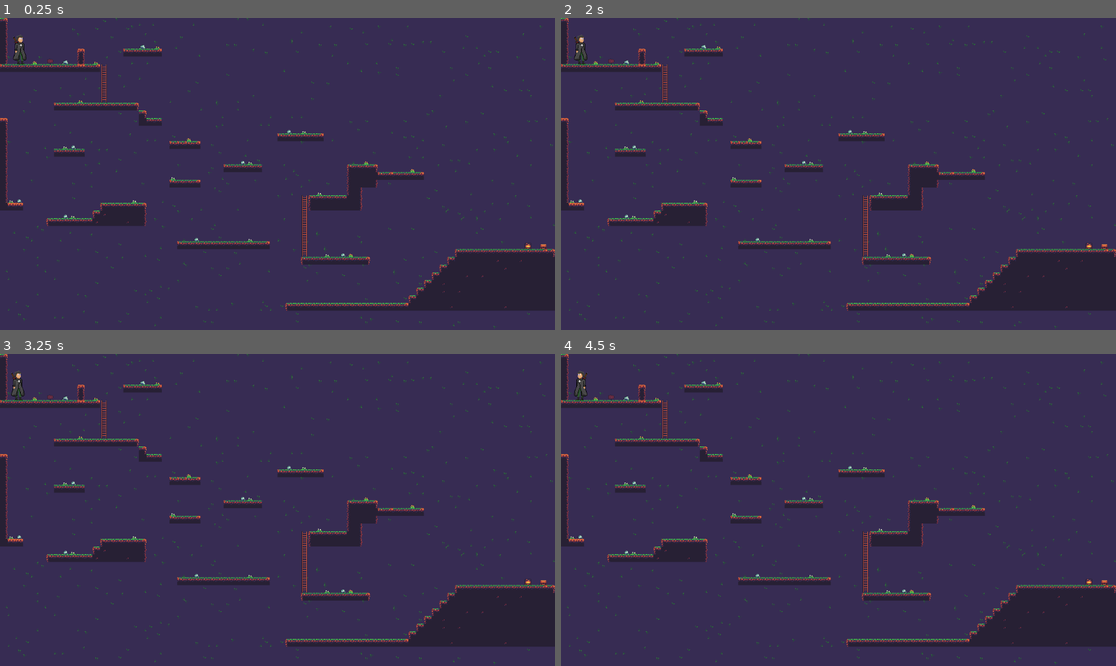
Above: before the commit, frames 1-4 (two rows, left to right).
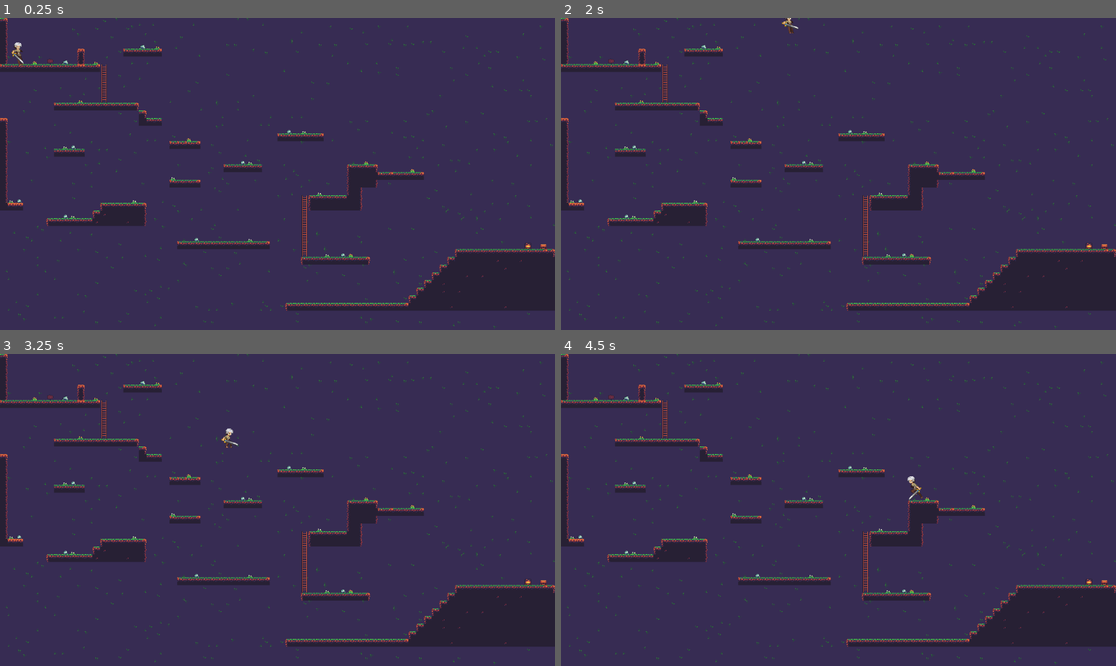
Above: after the commit, the same moments.

Repository: Neydorfin/Abyss
Game: Godot game, scene res://Player/level_1.tscn
The game is run twice, just before and just after one commit, with the same random seed, the same clock (stepped at 60 frames per second) and the same inputs.
Inputs:
- Up to frame 1 (0.25 s): no input
- Up to frame 2 (2 s): tap Enter (ui_accept) at 0.5, 0.77, 1.25, 1.52 s; hold Right (ui_right) from 0.53 s (still down)
- Up to frame 3 (3.25 s): release Right (ui_right) at 2.03 s; hold Left (ui_left) 2.03-2.78 s; hold Right (ui_right) from 2.78 s (still down); tap Enter (ui_accept) at 3.02 s
- Up to frame 4 (4.5 s): tap Enter (ui_accept) at 3.77, 4.25 s; release Right (ui_right) at 4.28 s; hold Left (ui_left) from 4.28 s (still down)

The runs differ from the first frame. In frame 1, 0.2% of the frame differs, in the area x 2-5%, y 5-16%; in frame 2, 0.2%; in frame 3, 0.2%; in frame 4, 0.2%, in the area x 2-66%, y 5-47%.

Commit message:
animation

Diff:
--- a/Player/player.tscn
+++ b/Player/player.tscn
@@ -1,33 +1,243 @@
-[gd_scene load_steps=5 format=3 uid="uid://wf8sclb1kc3w"]
-
-[ext_resource type="Texture2D" uid="uid://cf5emjjogxn8o" path="res://Sprites/player.png" id="1_gkfhq"]
+[gd_scene load_steps=38 format=3 uid="uid://wf8sclb1kc3w"]
+
 [ext_resource type="Script" path="res://Player/player.gd" id="1_muj1f"]
-
-[sub_resource type="CapsuleShape2D" id="CapsuleShape2D_a3i8p"]
-radius = 2.95851
-height = 164.252
+[ext_resource type="Texture2D" uid="uid://y1rqh3lb3toe" path="res://Sprites/Jump-End-Sheet.png" id="2_66xwf"]
+[ext_resource type="Texture2D" uid="uid://i522u0ksxd4x" path="res://Sprites/Idle-Sheet.png" id="2_x22vt"]
+[ext_resource type="Texture2D" uid="uid://3cwjgug622yq" path="res://Sprites/Jump-All-Sheet.png" id="3_rw5mo"]
+[ext_resource type="Texture2D" uid="uid://im8cfgealdq" path="res://Sprites/Run-Sheet.png" id="4_0dgp7"]
+
+[sub_resource type="CapsuleShape2D" id="CapsuleShape2D_4trap"]
+radius = 11.0
+height = 50.0
+
+[sub_resource type="AtlasTexture" id="AtlasTexture_8sxsi"]
+atlas = ExtResource("2_66xwf")
+region = Rect2(0, 0, 64, 64)
+
+[sub_resource type="AtlasTexture" id="AtlasTexture_34uk0"]
+atlas = ExtResource("2_66xwf")
+region = Rect2(64, 0, 64, 64)
+
+[sub_resource type="AtlasTexture" id="AtlasTexture_dp8i3"]
+atlas = ExtResource("2_66xwf")
+region = Rect2(128, 0, 64, 64)
+
+[sub_resource type="AtlasTexture" id="AtlasTexture_3pm5j"]
+atlas = ExtResource("2_x22vt")
+region = Rect2(0, 0, 64, 80)
+
+[sub_resource type="AtlasTexture" id="AtlasTexture_0dbnd"]
+atlas = ExtResource("2_x22vt")
+region = Rect2(64, 0, 64, 80)
+
+[sub_resource type="AtlasTexture" id="AtlasTexture_3khcg"]
+atlas = ExtResource("2_x22vt")
+region = Rect2(128, 0, 64, 80)
+
+[sub_resource type="AtlasTexture" id="AtlasTexture_kxekr"]
+atlas = ExtResource("2_x22vt")
+region = Rect2(192, 0, 64, 80)
+
+[sub_resource type="AtlasTexture" id="AtlasTexture_y8wum"]
+atlas = ExtResource("3_rw5mo")
+region = Rect2(0, 0, 64, 64)
+
+[sub_resource type="AtlasTexture" id="AtlasTexture_tcwm2"]
+atlas = ExtResource("3_rw5mo")
+region = Rect2(64, 0, 64, 64)
+
+[sub_resource type="AtlasTexture" id="AtlasTexture_isuyr"]
+atlas = ExtResource("3_rw5mo")
+region = Rect2(128, 0, 64, 64)
+
+[sub_resource type="AtlasTexture" id="AtlasTexture_cauf2"]
+atlas = ExtResource("3_rw5mo")
+region = Rect2(192, 0, 64, 64)
+
+[sub_resource type="AtlasTexture" id="AtlasTexture_ooysy"]
+atlas = ExtResource("3_rw5mo")
+region = Rect2(256, 0, 64, 64)
+
+[sub_resource type="AtlasTexture" id="AtlasTexture_f5f57"]
+atlas = ExtResource("3_rw5mo")
+region = Rect2(320, 0, 64, 64)
+
+[sub_resource type="AtlasTexture" id="AtlasTexture_mkdlp"]
+atlas = ExtResource("3_rw5mo")
+region = Rect2(384, 0, 64, 64)
+
+[sub_resource type="AtlasTexture" id="AtlasTexture_f1h2y"]
+atlas = ExtResource("3_rw5mo")
+region = Rect2(448, 0, 64, 64)
+
+[sub_resource type="AtlasTexture" id="AtlasTexture_658yi"]
+atlas = ExtResource("3_rw5mo")
+region = Rect2(512, 0, 64, 64)
+
+[sub_resource type="AtlasTexture" id="AtlasTexture_j1b4f"]
+atlas = ExtResource("3_rw5mo")
+region = Rect2(576, 0, 64, 64)
+
+[sub_resource type="AtlasTexture" id="AtlasTexture_qfhpk"]
+atlas = ExtResource("3_rw5mo")
+region = Rect2(640, 0, 64, 64)
+
+[sub_resource type="AtlasTexture" id="AtlasTexture_11x45"]
+atlas = ExtResource("3_rw5mo")
+region = Rect2(704, 0, 64, 64)
+
+[sub_resource type="AtlasTexture" id="AtlasTexture_ww6u1"]
+atlas = ExtResource("3_rw5mo")
+region = Rect2(768, 0, 64, 64)
+
+[sub_resource type="AtlasTexture" id="AtlasTexture_ut14d"]
+atlas = ExtResource("3_rw5mo")
+region = Rect2(832, 0, 64, 64)
+
+[sub_resource type="AtlasTexture" id="AtlasTexture_0rmgo"]
+atlas = ExtResource("3_rw5mo")
+region = Rect2(896, 0, 64, 64)
+
+[sub_resource type="AtlasTexture" id="AtlasTexture_5sn8e"]
+atlas = ExtResource("4_0dgp7")
+region = Rect2(0, 0, 80, 80)
+
+[sub_resource type="AtlasTexture" id="AtlasTexture_uj0b2"]
+atlas = ExtResource("4_0dgp7")
+region = Rect2(80, 0, 80, 80)
+
+[sub_resource type="AtlasTexture" id="AtlasTexture_4akc3"]
+atlas = ExtResource("4_0dgp7")
+region = Rect2(160, 0, 80, 80)
+
+[sub_resource type="AtlasTexture" id="AtlasTexture_0g7xg"]
+atlas = ExtResource("4_0dgp7")
+region = Rect2(240, 0, 80, 80)
+
+[sub_resource type="AtlasTexture" id="AtlasTexture_5p8cb"]
+atlas = ExtResource("4_0dgp7")
+region = Rect2(320, 0, 80, 80)
+
+[sub_resource type="AtlasTexture" id="AtlasTexture_cp375"]
+atlas = ExtResource("4_0dgp7")
+region = Rect2(400, 0, 80, 80)
+
+[sub_resource type="AtlasTexture" id="AtlasTexture_a8485"]
+atlas = ExtResource("4_0dgp7")
+region = Rect2(480, 0, 80, 80)
+
+[sub_resource type="AtlasTexture" id="AtlasTexture_h3rsr"]
+atlas = ExtResource("4_0dgp7")
+region = Rect2(560, 0, 80, 80)
 
 [sub_resource type="SpriteFrames" id="SpriteFrames_hpds6"]
 animations = [{
-"frames": [],
+"frames": [{
+"duration": 1.0,
+"texture": SubResource("AtlasTexture_8sxsi")
+}, {
+"duration": 1.0,
+"texture": SubResource("AtlasTexture_34uk0")
+}, {
+"duration": 1.0,
+"texture": SubResource("AtlasTexture_dp8i3")
+}],
 "loop": true,
 "name": &"Fall",
 "speed": 5.0
 }, {
 "frames": [{
 "duration": 1.0,
-"texture": ExtResource("1_gkfhq")
+"texture": SubResource("AtlasTexture_3pm5j")
+}, {
+"duration": 1.0,
+"texture": SubResource("AtlasTexture_0dbnd")
+}, {
+"duration": 1.0,
+"texture": SubResource("AtlasTexture_3khcg")
+}, {
+"duration": 1.0,
+"texture": SubResource("AtlasTexture_kxekr")
 }],
 "loop": true,
 "name": &"Idle",
 "speed": 5.0
 }, {
-"frames": [],
+"frames": [{
+"duration": 1.0,
+"texture": SubResource("AtlasTexture_y8wum")
+}, {
+"duration": 1.0,
+"texture": SubResource("AtlasTexture_tcwm2")
+}, {
+"duration": 1.0,
+"texture": SubResource("AtlasTexture_isuyr")
+}, {
+"duration": 1.0,
+"texture": SubResource("AtlasTexture_cauf2")
+}, {
+"duration": 1.0,
+"texture": SubResource("AtlasTexture_ooysy")
+}, {
+"duration": 1.0,
+"texture": SubResource("AtlasTexture_f5f57")
+}, {
+"duration": 1.0,
+"texture": SubResource("AtlasTexture_mkdlp")
+}, {
+"duration": 1.0,
+"texture": SubResource("AtlasTexture_f1h2y")
+}, {
+"duration": 1.0,
+"texture": SubResource("AtlasTexture_658yi")
+}, {
+"duration": 1.0,
+"texture": SubResource("AtlasTexture_j1b4f")
+}, {
+"duration": 1.0,
+"texture": SubResource("AtlasTexture_qfhpk")
+}, {
+"duration": 1.0,
+"texture": SubResource("AtlasTexture_11x45")
+}, {
+"duration": 1.0,
+"texture": SubResource("AtlasTexture_ww6u1")
+}, {
+"duration": 1.0,
+"texture": SubResource("AtlasTexture_ut14d")
+}, {
+"duration": 1.0,
+"texture": SubResource("AtlasTexture_0rmgo")
+}],
 "loop": true,
 "name": &"Jump",
 "speed": 5.0
 }, {
-"frames": [],
+"frames": [{
+"duration": 1.0,
+"texture": SubResource("AtlasTexture_5sn8e")
+}, {
+"duration": 1.0,
+"texture": SubResource("AtlasTexture_uj0b2")
+}, {
+"duration": 1.0,
+"texture": SubResource("AtlasTexture_4akc3")
+}, {
+"duration": 1.0,
+"texture": SubResource("AtlasTexture_0g7xg")
+}, {
+"duration": 1.0,
+"texture": SubResource("AtlasTexture_5p8cb")
+}, {
+"duration": 1.0,
+"texture": SubResource("AtlasTexture_cp375")
+}, {
+"duration": 1.0,
+"texture": SubResource("AtlasTexture_a8485")
+}, {
+"duration": 1.0,
+"texture": SubResource("AtlasTexture_h3rsr")
+}],
 "loop": true,
 "name": &"Run",
 "speed": 5.0
@@ -38,12 +248,10 @@
 script = ExtResource("1_muj1f")
 
 [node name="CollisionShape2D" type="CollisionShape2D" parent="."]
-position = Vector2(-2, 2)
-scale = Vector2(4.73212, 0.377469)
-shape = SubResource("CapsuleShape2D_a3i8p")
+shape = SubResource("CapsuleShape2D_4trap")
 
 [node name="AnimatedSprite2D" type="AnimatedSprite2D" parent="."]
-position = Vector2(-1, 1)
+position = Vector2(-1, -3)
 sprite_frames = SubResource("SpriteFrames_hpds6")
 animation = &"Fall"
 autoplay = "Idle"
Binary file added: Sprites/Idle-Sheet.png
Not shown, added: Sprites/Idle-Sheet.png.import
Binary file added: Sprites/Idle.gif
Binary file added: Sprites/Jump-All-Sheet.png
Not shown, added: Sprites/Jump-All-Sheet.png.import
Binary file added: Sprites/Jump-End-Sheet.png
Not shown, added: Sprites/Jump-End-Sheet.png.import
Binary file added: Sprites/Jump-Start-Sheet.png
Not shown, changed: Sprites/Jump-Start-Sheet.png.import
Binary file added: Sprites/Jump.gif
Binary file added: Sprites/Run-Sheet.png
Not shown, added: Sprites/Run-Sheet.png.import
(and 2 more such lines)
